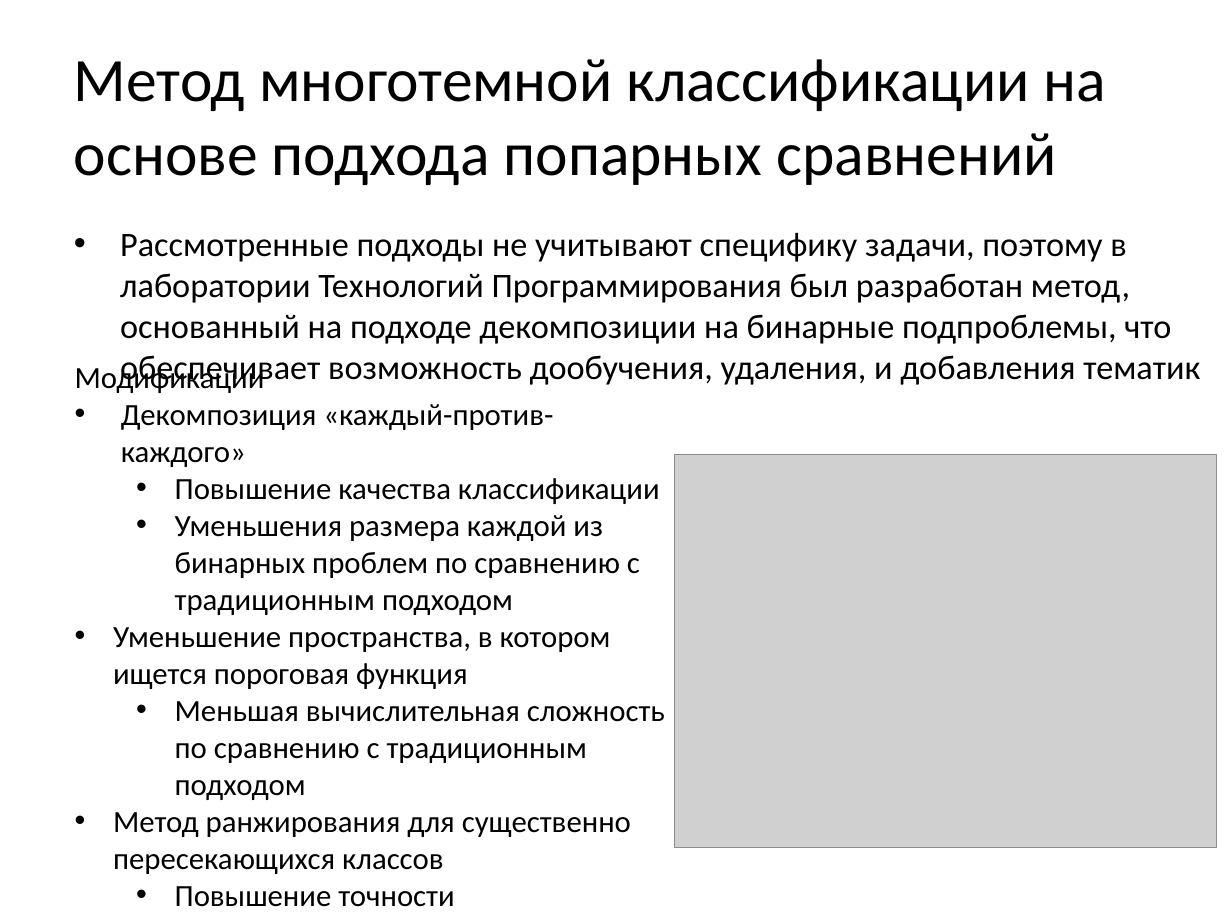
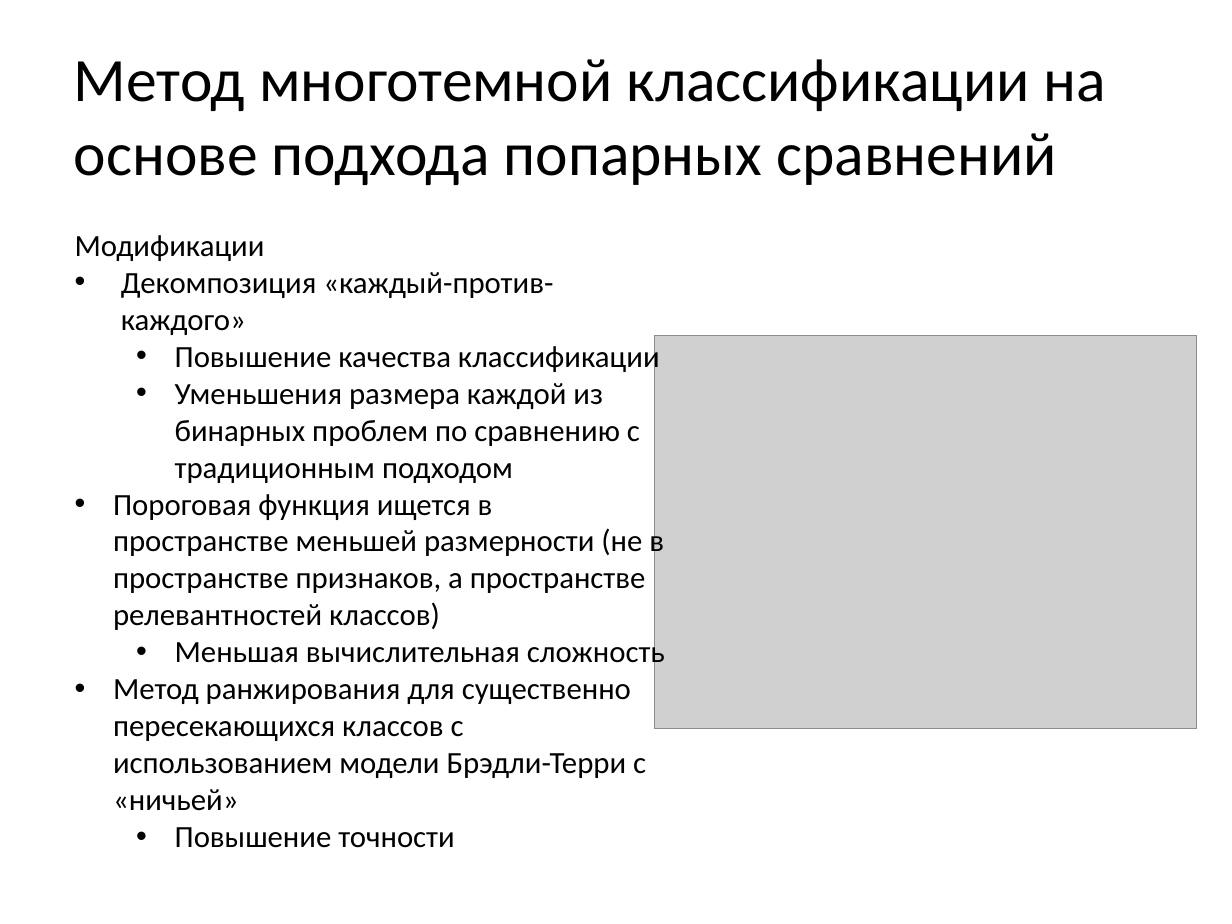
Before and after one commit to Oksert/Diplom_text, a slide deck: slide 10 of Треско_презентация.pptx (slide 12 before the commit). Drawn at 1232x924 pixels with LibreOffice and Linux fonts; fonts in the diff are those of the drawing; grey boxes stand for pictures. Boxes give left, top, right and bottom in pixels: in the first picture for what was removed or moved away, otherwise in the second. Text is boxed around its words. In the diff, an @@ line names an element or a change of style, - is before the commit and + after.

```diff
--- a/Треско_презентация.pptx
+++ b/Треско_презентация.pptx
@@ text "Модификации": place and size @@
-text "Модификации" at [75,362,665,907]
+text "Модификации" at [75,235,665,848]
@@ text removed at [120,233,1200,388] @@
-• Рассмотренные подходы не учитывают специфику задачи, поэтому в лаборатории Технологий Программирования был разработан метод, основанный на подходе декомпозиции на бинарные подпроблемы, что обеспечивает возможность дообучения, удаления, и добавления тематик
@@ picture: place and size @@
-picture at [675,455,1217,848]
+picture at [654,336,1196,729]
@@ text at [113,494,665,811]: text changed @@
-• Уменьшение пространства, в котором ищется пороговая функция
-  • Меньшая вычислительная сложность по сравнению с традиционным подходом
-• Метод ранжирования для существенно пересекающихся классов
+• Пороговая функция ищется в пространстве меньшей размерности (не в пространстве признаков, а пространстве релевантностей классов)
+  • Меньшая вычислительная сложность
+• Метод ранжирования для существенно пересекающихся классов с использованием модели Брэдли-Терри с «ничьей»
```
Also in this commit, not shown: 6 other slides changed, 1 slide added, 1 slide removed, 3 other files.
